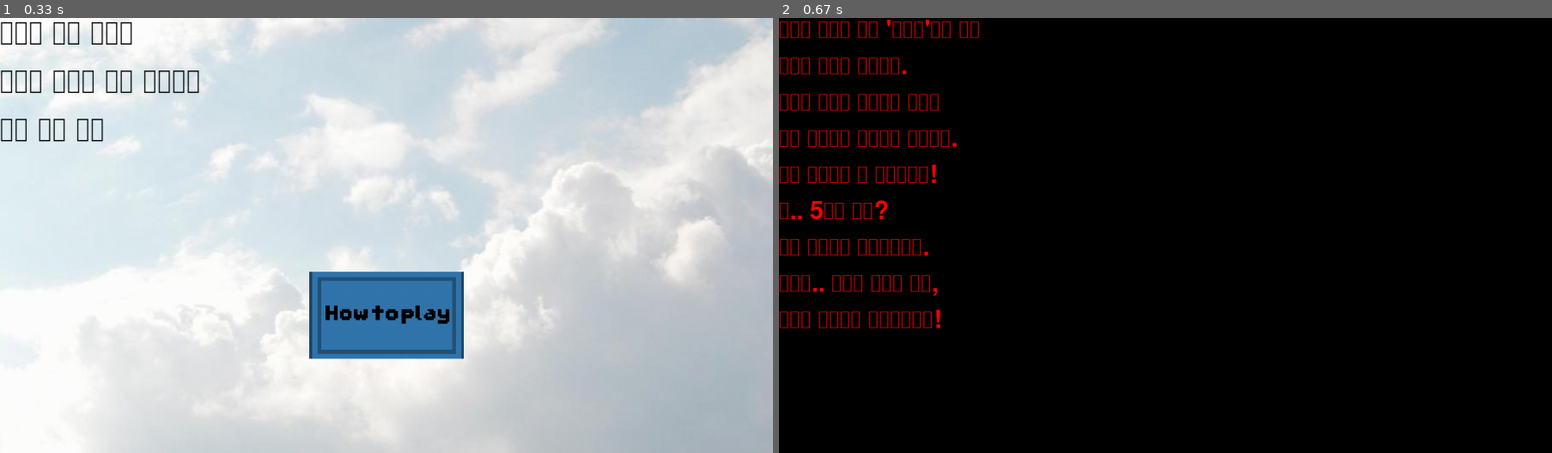
Above: before the commit, frames 1-2 (left to right).
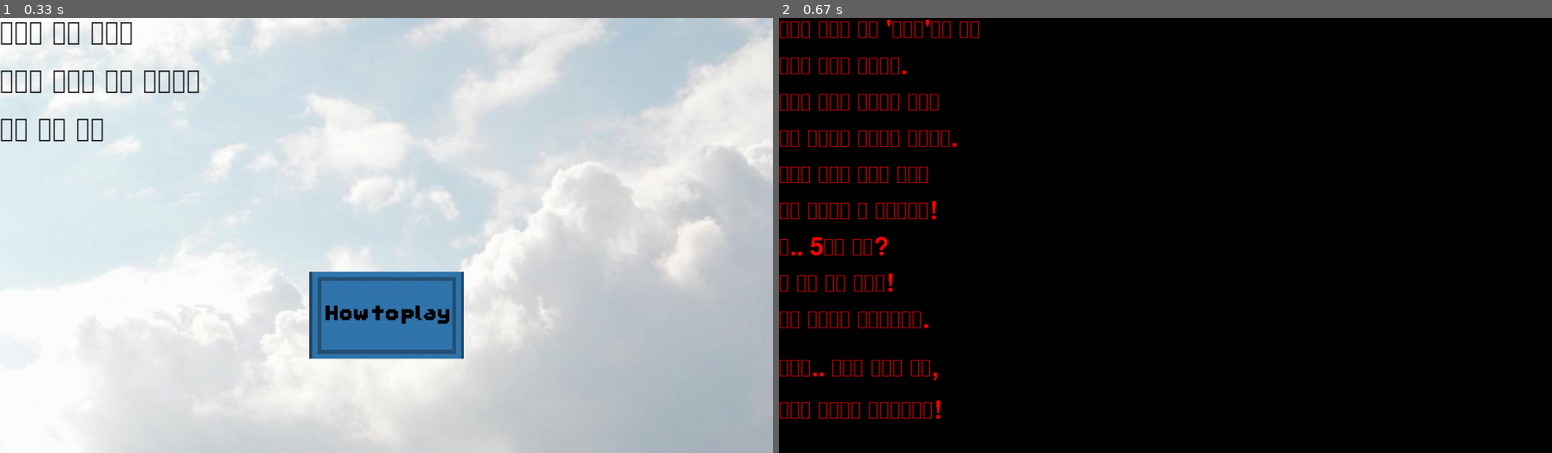
Above: after the commit, the same moments.

Repository: junseowon/PyGame
Game: pygame game, started from Game/main.py
The game is run twice, just before and just after one commit, with the same random seed, the same clock (stepped at 60 frames per second) and the same inputs.
Inputs (mouse positions are in pixels of both pictures, inside the frame that each line leads up to):
- Up to frame 1 (0.33 s): no input
- Up to frame 2 (0.67 s): click (1165, 313) at 0.38 s

Frame 1 is identical in both runs. In frame 2, 1.8% of the frame differs, in the area x 0-21%, y 33-93%.

Commit message:
fiex_store

Diff:
--- a/Game/explain_game.py
+++ b/Game/explain_game.py
@@ -7,11 +7,13 @@
     input_font(input_screen, "동물의 마을로 떠납니다.", font_color, 0, 60, 60)
     input_font(input_screen, "동물의 마을은 친절하고 다양한", font_color, 0, 120, 60)
     input_font(input_screen, "동물 친구들이 살아가는 곳입니다.", font_color, 0, 180, 60)
-    input_font(input_screen, "하는 동물들이 꽤 보이는군요!", font_color, 0, 240, 60)
-    input_font(input_screen, "한.. 5마리 정도?", font_color, 0, 300, 60)
-    input_font(input_screen, "어서 그들에게 다가가주세요.", font_color, 0, 360, 60)
-    input_font(input_screen, "보상은.. 저희가 드리는 보수,", font_color, 0, 420, 60)
-    input_font(input_screen, "그리고 뿌듯함을 얻으실겁니다!", font_color, 0, 480, 60)
+    input_font(input_screen, "그곳엔 당신의 도움을 필요로", font_color, 0, 240, 60)
+    input_font(input_screen, "하는 동물들이 꽤 보이는군요!", font_color, 0, 300, 60)
+    input_font(input_screen, "한.. 5마리 정도?", font_color, 0, 360, 60)
+    input_font(input_screen, "더 있을 수도 있구요!", font_color, 0, 420, 60)
+    input_font(input_screen, "어서 그들에게 다가가주세요.", font_color, 0, 480, 60)
+    input_font(input_screen, "보상은.. 저희가 드리는 보수,", font_color, 0, 560, 60)
+    input_font(input_screen, "그리고 뿌듯함을 얻으실겁니다!", font_color, 0, 630, 60)
     menu_music(-1, 1)
 
     while True:
